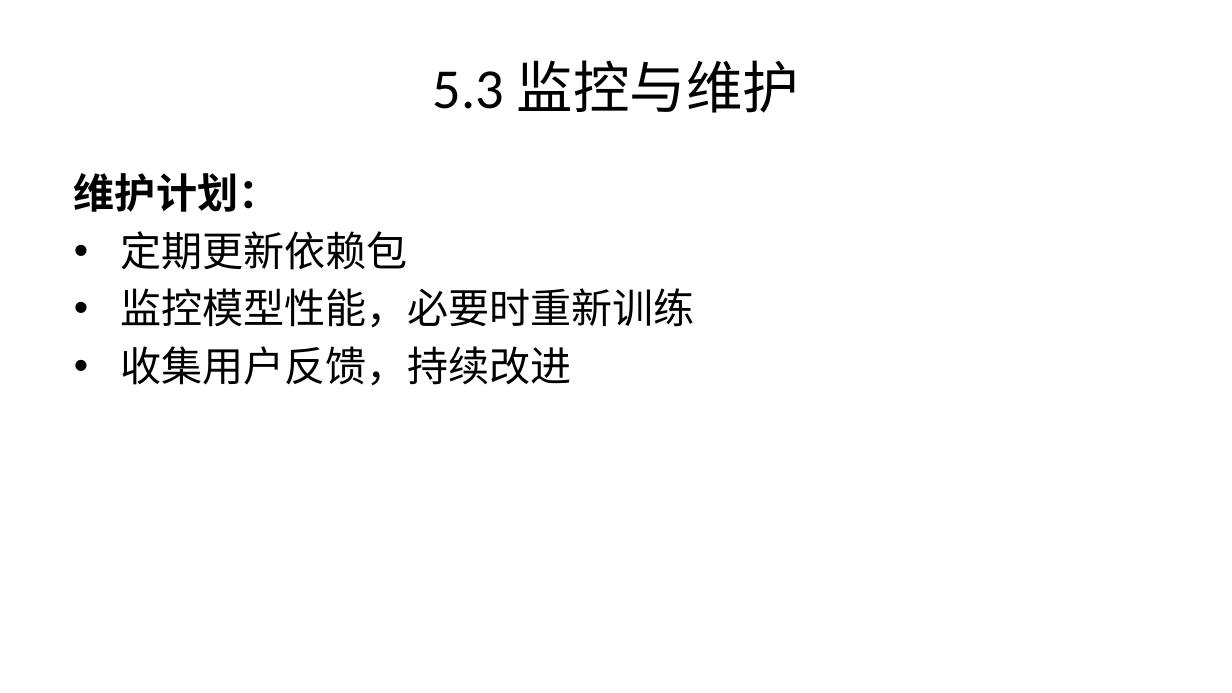
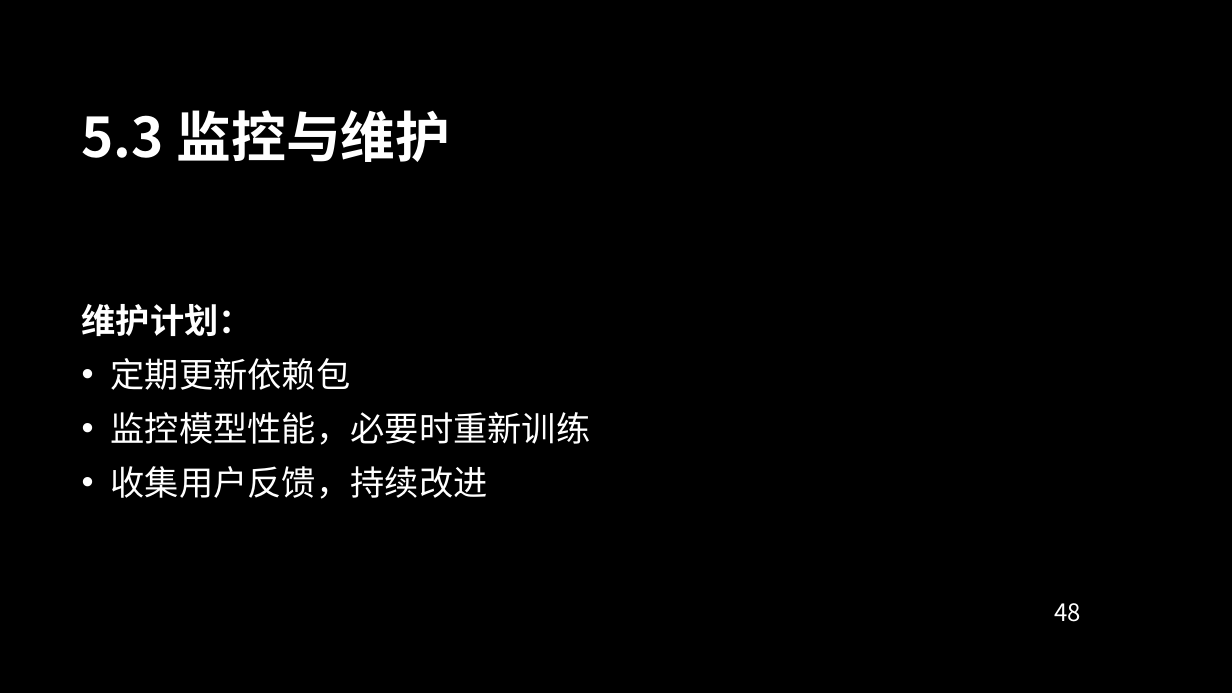
Before and after one commit to Kiriny1999/analysis-ic-model, a slide deck: slide 48 of shiny_app_documentation.pptx (slide 49 before the commit). Drawn at 1232x693 pixels with LibreOffice and Linux fonts; fonts in the diff are those of the drawing; background and template pictures are left out. Boxes give left, top, right and bottom in pixels: in the first picture for what was removed or moved away, otherwise in the second. Text is boxed around its words. In the diff, an @@ line names an element or a change of style, - is before the commit and + after.

```diff
--- a/shiny_app_documentation.pptx
+++ b/shiny_app_documentation.pptx
@@ background #FFFFFF to picture (left out) @@
@@ title "5.3 监控与维护": place and size @@
-title "5.3 监控与维护" at <box>433,60,799,113</box>
+title "5.3 监控与维护" at <box>82,110,451,162</box>
@@ title "5.3 监控与维护" at <box>82,110,451,162</box>: size 33 to 32 pt, font Calibri to Noto Sans CJK SC, text colour #000000 to #FFFFFF, bold on; alignment centre to left @@
@@ text "维护计划：": place and size @@
-text "维护计划：" at <box>74,173,695,386</box>
+text "维护计划：" at <box>82,304,590,499</box>
@@ text "维护计划：" at <box>82,304,590,499</box>: size 24 to 20 pt, font Calibri to Noto Sans CJK SC, text colour #000000 to #FFFFFF; more space between paragraphs; indent changed; vertical alignment top to middle @@
@@ page number added at <box>1054,603,1081,622</box>, 14 pt, text #FFFFFF @@
+48
```
Also in this commit, not shown: 49 other slides changed, 6 slides added, 3 slides removed, 2 other files.
